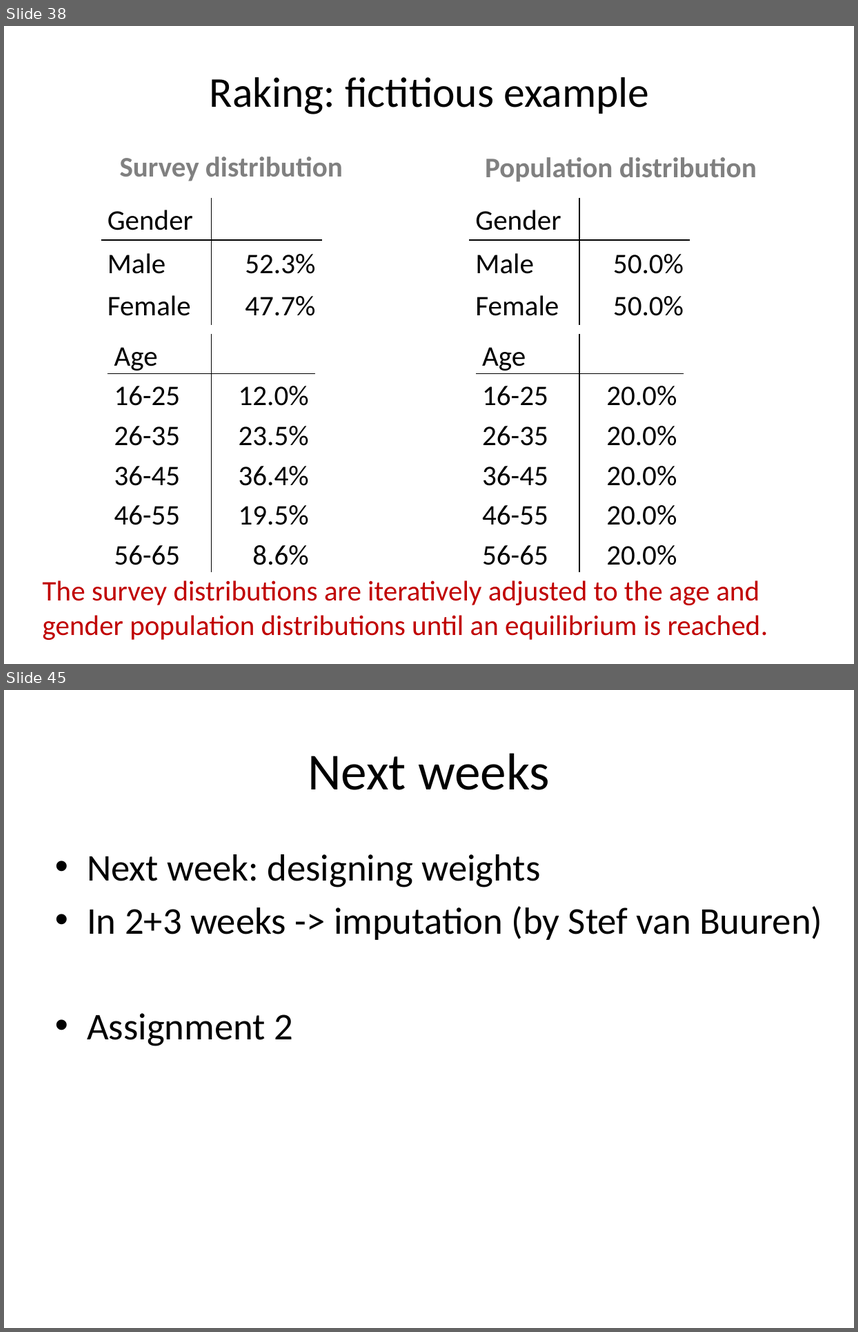
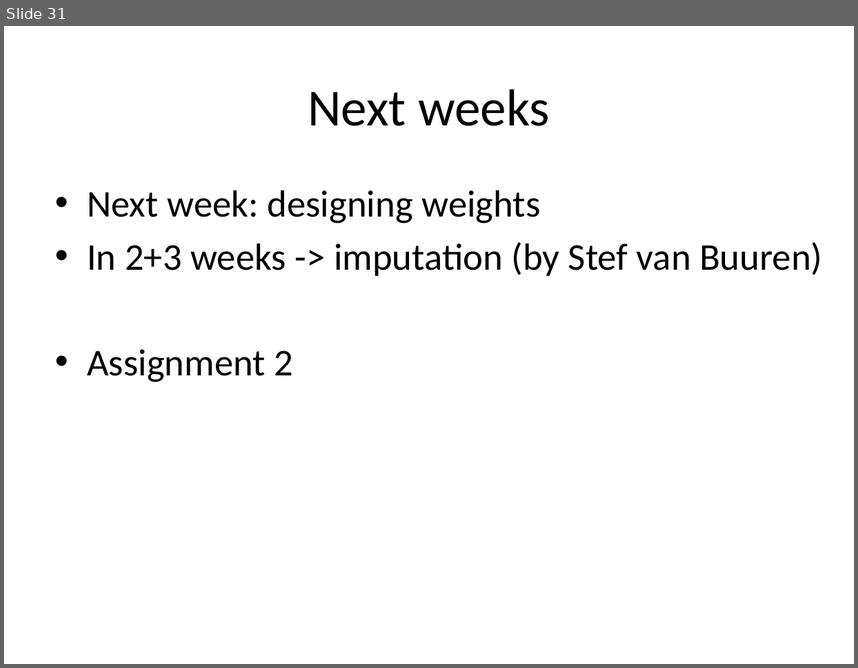
Before and after one commit to peterlugtig/peterlugtig.github.io, a slide deck: static/files/SDA/week9/lecture_week_9.pptx. Shown one above the other, each under a label of ours: slides 38 and 45 before the commit, slide 31 after it; the slides between them are not shown. The pictures are 858x1332 and 858x668 pixels, drawn with LibreOffice and Linux fonts; fonts in the diff are those of the drawing. Boxes give left, top, right and bottom in pixels: in the first picture for what was removed or moved away, otherwise in the second. Text is boxed around its words. In the diff, an @@ line names an element or a change of style, - is before the commit and + after.

```diff
--- a/static/files/SDA/week9/lecture_week_9.pptx
+++ b/static/files/SDA/week9/lecture_week_9.pptx
@@ slide 38 removed at [4, 26, 854, 664], background #FFFFFF @@
@@ title removed at [210, 77, 649, 114] @@
-Raking: fictitious example
@@ text removed at [120, 156, 343, 181] @@
-Survey distribution
@@ text removed at [485, 157, 757, 182] @@
-Population distribution
@@ table removed at [101, 198, 322, 325], 3 rows, 2 columns @@
-Gender | 
-Male | 52.3%
-Female | 47.7%
@@ table removed at [469, 198, 690, 325], 3 rows, 2 columns @@
-Gender | 
-Male | 50.0%
-Female | 50.0%
@@ table removed at [107, 334, 315, 568], 6 rows, 2 columns @@
-Age | 
-16-25 | 12.0%
-26-35 | 23.5%
-36-45 | 36.4%
-46-55 | 19.5%
-56-65 | 8.6%
@@ table removed at [476, 334, 683, 568], 6 rows, 2 columns @@
-Age | 
-16-25 | 20.0%
-26-35 | 20.0%
-36-45 | 20.0%
-46-55 | 20.0%
-56-65 | 20.0%
@@ text removed at [43, 580, 769, 639] @@
-The survey distributions are iteratively adjusted to the age and gender population distributions until an equilibrium is reached.
@@ what was slide 45 is now slide 31 @@
```
Also in this commit, not shown: 9 slides changed, 4 slides added, 17 other slides removed, 23 other files.
